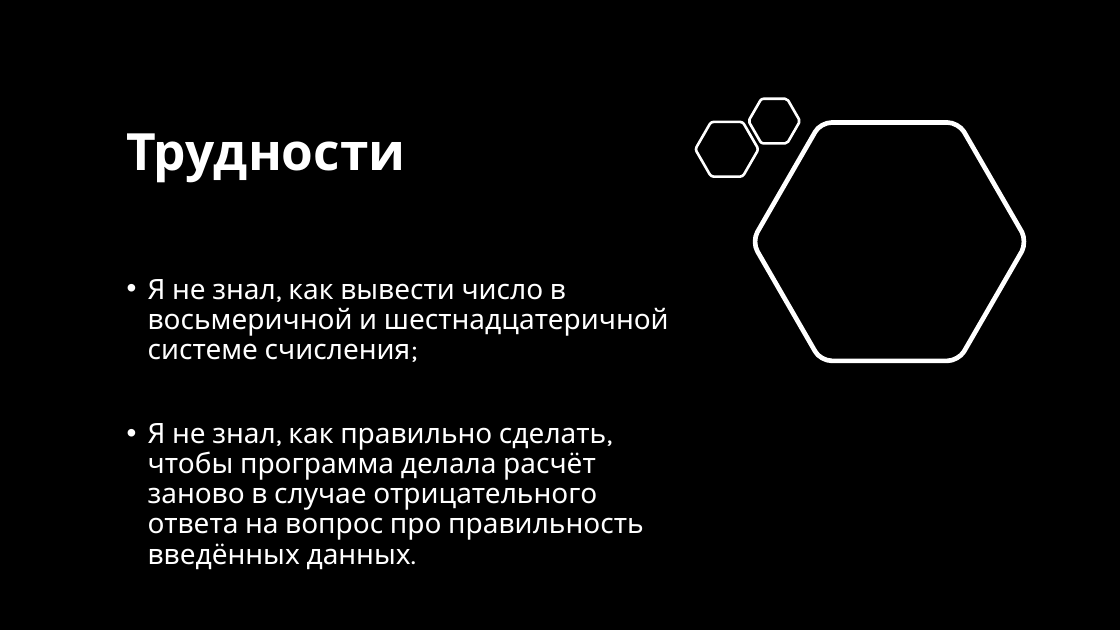
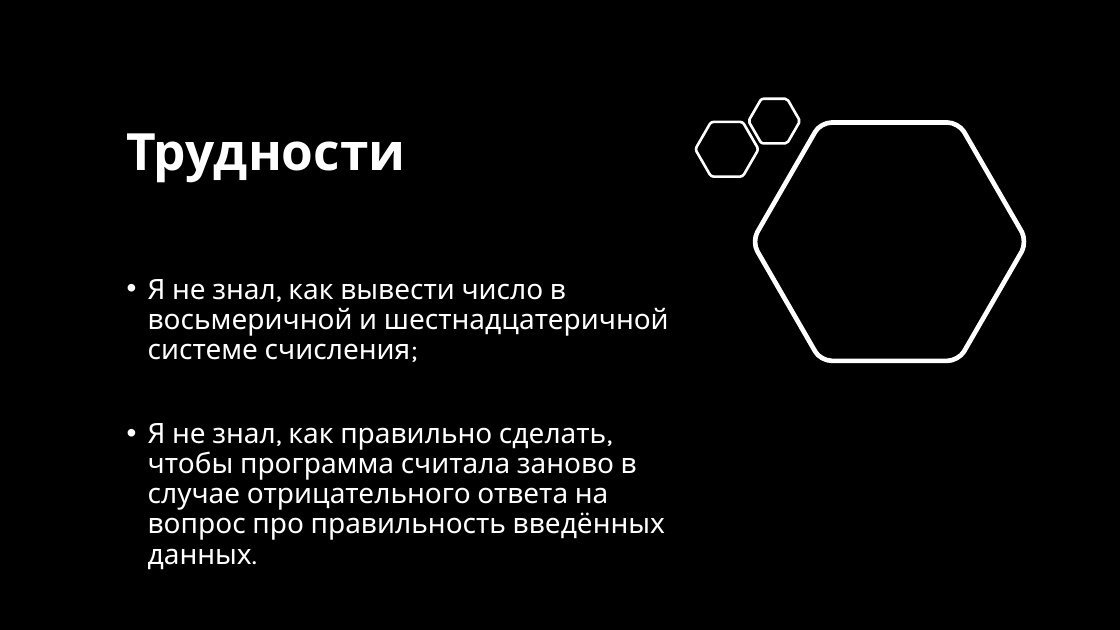
Before and after one commit to dimont212/Project, a slide deck: slide 4 of presentation.pptx. Drawn at 1120x630 pixels with LibreOffice and Linux fonts; fonts in the diff are those of the drawing. Boxes give left, top, right and bottom in pixels: in the first picture for what was removed or moved away, otherwise in the second. Text is boxed around its words. In the diff, an @@ line names an element or a change of style, - is before the commit and + after.

```diff
--- a/presentation.pptx
+++ b/presentation.pptx
@@ text at (148,423,665,570): text changed @@
-• Я не знал, как правильно сделать, чтобы программа делала расчёт заново в случае отрицательного ответа на вопрос про правильность введённых данных.
+• Я не знал, как правильно сделать, чтобы программа считала заново в случае отрицательного ответа на вопрос про правильность введённых данных.
```
Also in this commit, not shown: 2 other slides changed.
